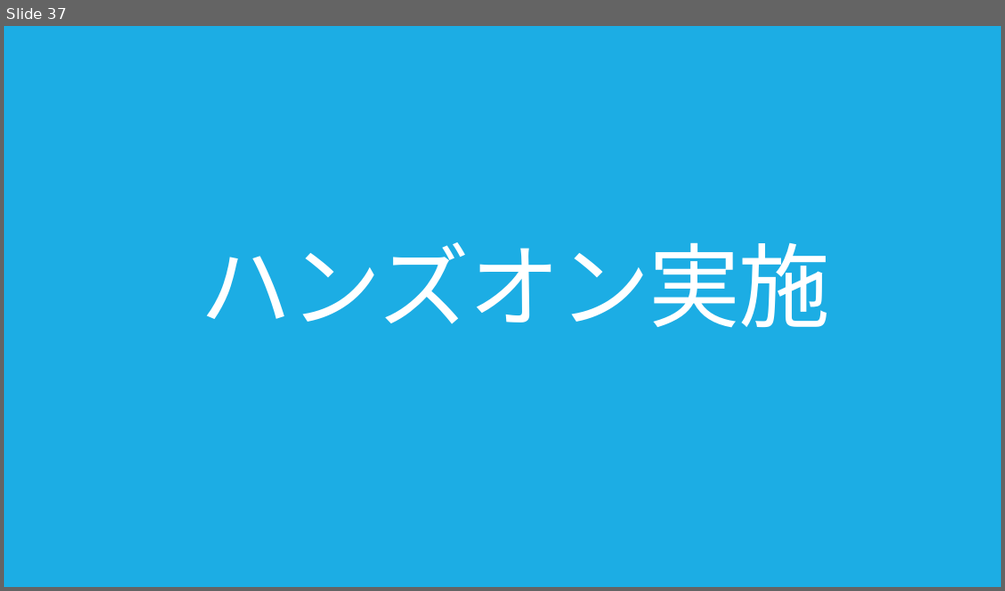
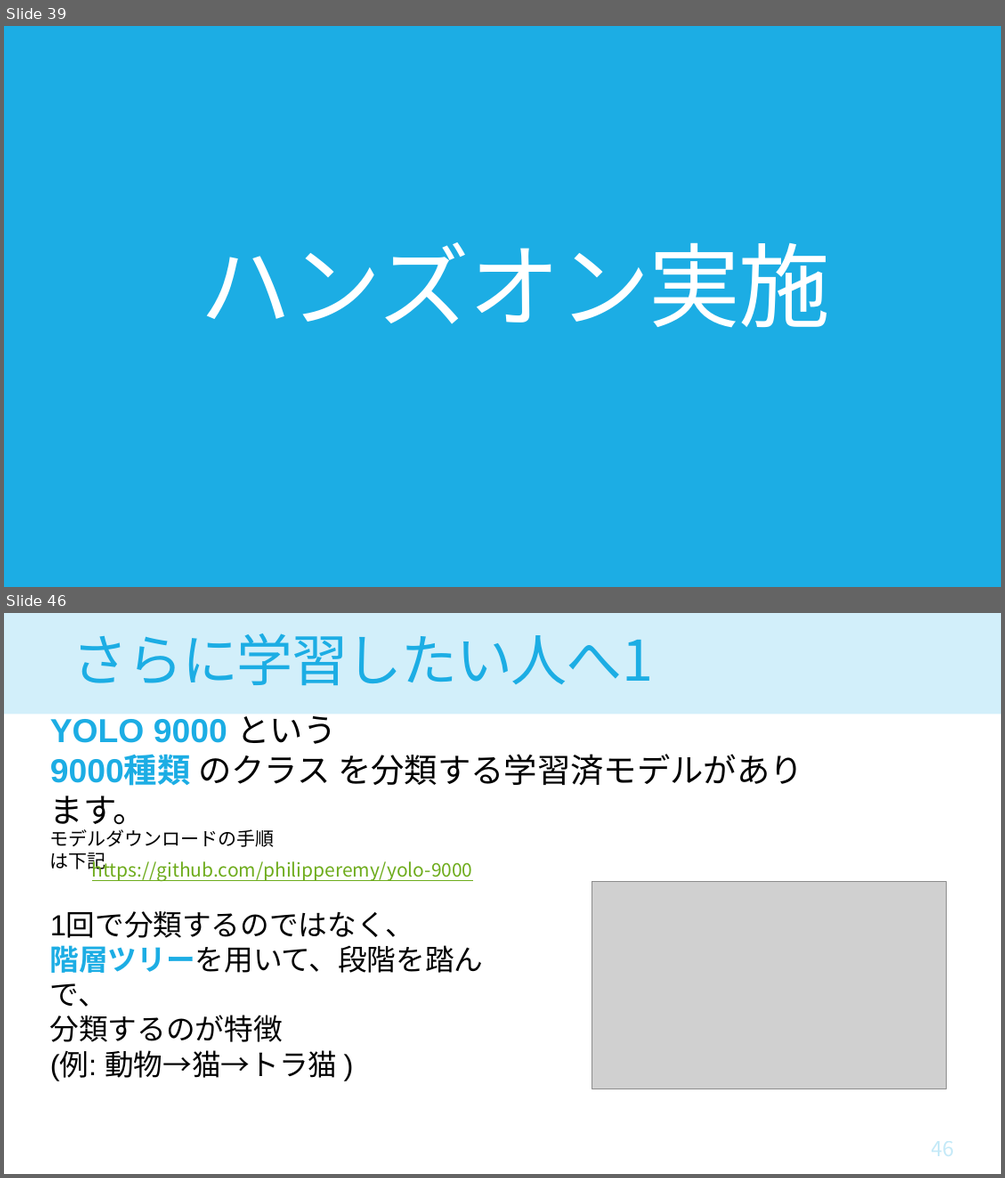
Before and after one commit to houkiboshiComet/Object-Detector-Hands-On, a slide deck: doc/CV_DNN_Hands-On2.pptx. Shown one above the other, each under a label of ours: slide 37 before the commit, slides 39 and 46 after it; the slides between them are not shown. The pictures are 1005x591 and 1005x1178 pixels, drawn with LibreOffice and Linux fonts; fonts in the diff are those of the drawing; grey boxes stand for pictures. Boxes give left, top, right and bottom in pixels: in the first picture for what was removed or moved away, otherwise in the second. Text is boxed around its words. In the diff, an @@ line names an element or a change of style, - is before the commit and + after.

```diff
--- a/doc/CV_DNN_Hands-On2.pptx
+++ b/doc/CV_DNN_Hands-On2.pptx
@@ slide 46 added at (x1=4, y1=613, x2=1001, y2=1174), background #FFFFFF @@
@@ rectangle added at (x1=4, y1=613, x2=1001, y2=714), fill #D2EFFA @@
@@ title added at (x1=73, y1=633, x2=653, y2=686), 54 pt, text #1CADE4 @@
+さらに学習したい人へ1
@@ text added at (x1=50, y1=708, x2=803, y2=831), 32 pt, text #000000 @@
+YOLO 9000 という
+9000種類 のクラス を分類する学習済モデルがあります。
@@ text added at (x1=50, y1=829, x2=275, y2=872), 18 pt, text #000000 @@
+モデルダウンロードの手順は下記
@@ text added at (x1=92, y1=859, x2=473, y2=882), 18 pt, text #6EAC1C, underline @@
+https://github.com/philipperemy/yolo-9000
@@ picture added at (x1=591, y1=882, x2=946, y2=1088) @@
@@ text added at (x1=50, y1=912, x2=484, y2=1079), 28 pt, text #000000 @@
+1回で分類するのではなく、
+階層ツリーを用いて、段階を踏んで、
+分類するのが特徴
+(例: 動物→猫→トラ猫 )
@@ what was slide 37 is now slide 39 @@
```
Also in this commit, not shown: 7 slides changed, 9 other slides added, 30 slides removed, 2 other files.
